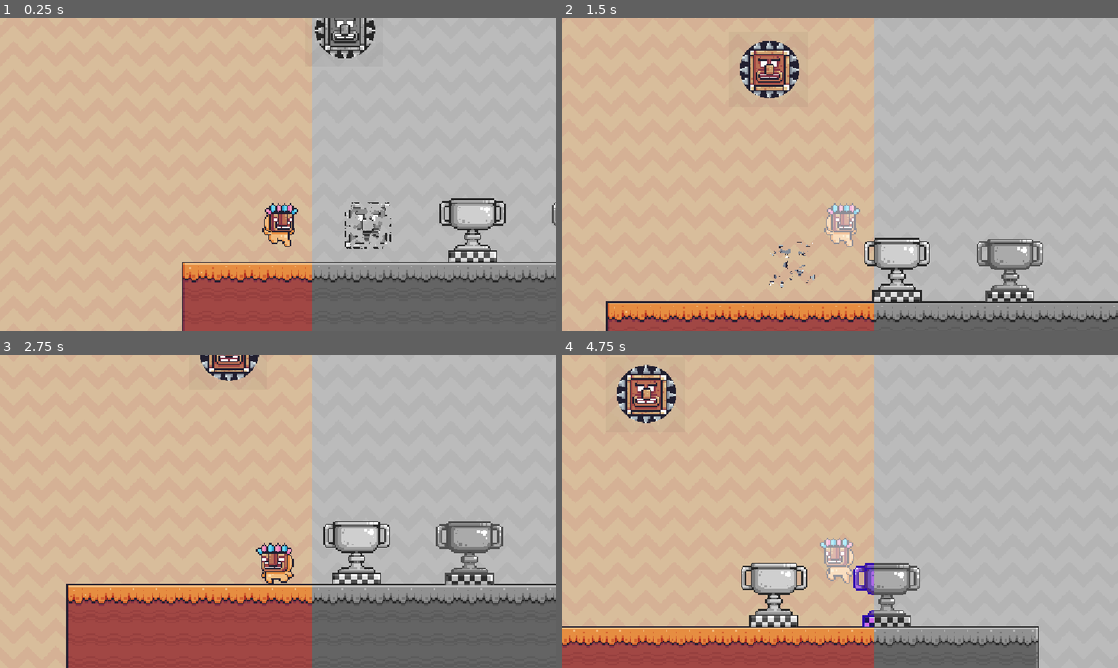
Above: before the commit, frames 1-4 (two rows, left to right).
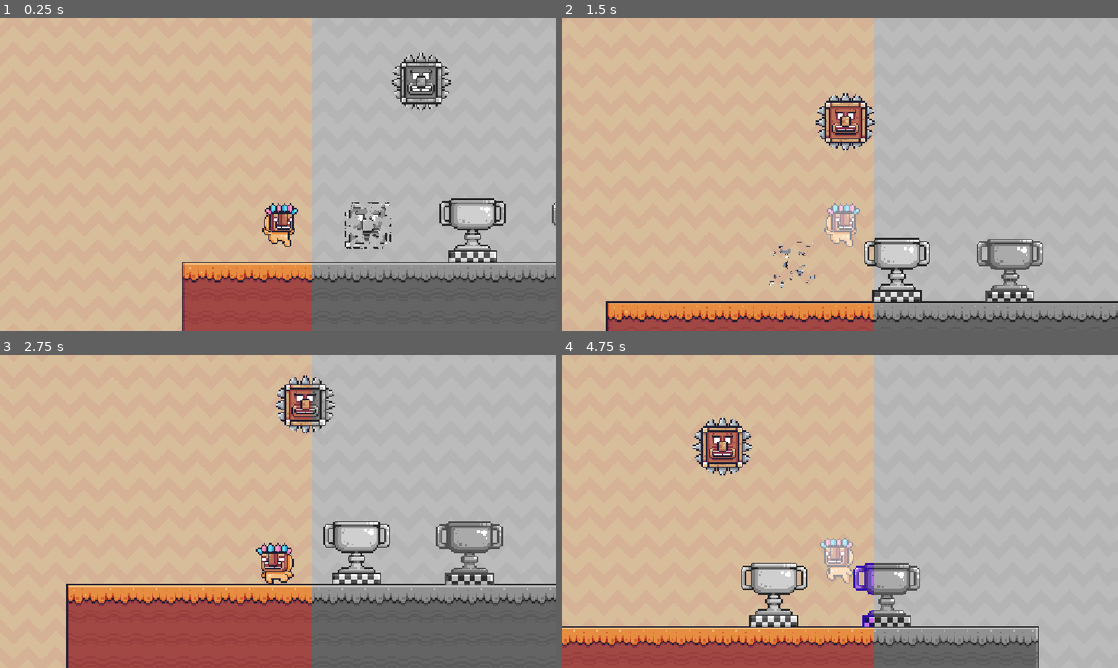
Above: after the commit, the same moments.

Repository: Yolo-Arts/Godot-Shaders-101
Game: Godot game, scene res://scenes/common_techniques.tscn
The game is run twice, just before and just after one commit, with the same random seed, the same clock (stepped at 60 frames per second) and the same inputs. The engine's default icon, where the game draws it, is replaced by a stand-in: a white triangle on a blue panel in a dark square.
Inputs:
- Up to frame 1 (0.25 s): no input
- Up to frame 2 (1.5 s): tap Enter (flash) at 0.5, 0.6, 1.35 s; hold D (move_right) from 0.53 s (still down); tap Space (jump) at 0.77 s
- Up to frame 3 (2.75 s): tap Space (jump) at 1.52 s; release D (move_right) at 2.03 s; hold A (move_left) from 2.03 s (still down); tap Enter (flash) at 2.1 s
- Up to frame 4 (4.75 s): release A (move_left) at 2.78 s; hold D (move_right) 2.78-4.28 s; tap Enter (flash) at 2.85, 3.6, 4.35 s; tap Space (jump) at 3.02, 3.77, 4.52 s; hold A (move_left) from 4.28 s (still down)

The runs differ from the first frame. In frame 1, 2.2% of the frame differs, in the area x 56-82%, y 0-30%; in frame 2, 2.8%; in frame 3, 1.9%; in frame 4, 2.8%, in the area x 9-35%, y 3-39%.

Commit message:
added distortion shader

Diff:
--- a/scenes/common_techniques.tscn
+++ b/scenes/common_techniques.tscn
@@ -15,6 +15,7 @@
 [ext_resource type="Shader" uid="uid://cursktsltem4b" path="res://shaders/masking.gdshader" id="13_432xp"]
 [ext_resource type="Texture2D" uid="uid://cke0c82pd1yud" path="res://assets/other/circle_mask1.png" id="14_ir1eb"]
 [ext_resource type="Texture2D" uid="uid://daw35yrqwa2a5" path="res://assets/other/Spike Head.png" id="14_v7i2p"]
+[ext_resource type="Shader" uid="uid://im86ehkg51l5" path="res://shaders/distortion.gdshader" id="16_ir1eb"]
 
 [sub_resource type="ShaderMaterial" id="ShaderMaterial_mfsxn"]
 shader = ExtResource("2_xth1f")
@@ -250,6 +251,28 @@
 shader = ExtResource("13_432xp")
 shader_parameter/mask_texture = ExtResource("14_ir1eb")
 
+[sub_resource type="FastNoiseLite" id="FastNoiseLite_ir1eb"]
+
+[sub_resource type="NoiseTexture2D" id="NoiseTexture2D_ow30b"]
+noise = SubResource("FastNoiseLite_ir1eb")
+seamless = true
+
+[sub_resource type="FastNoiseLite" id="FastNoiseLite_ow30b"]
+seed = 1
+frequency = 0.0129
+
+[sub_resource type="NoiseTexture2D" id="NoiseTexture2D_mb2c8"]
+noise = SubResource("FastNoiseLite_ow30b")
+seamless = true
+
+[sub_resource type="ShaderMaterial" id="ShaderMaterial_ow30b"]
+shader = ExtResource("16_ir1eb")
+shader_parameter/noise_texture1 = SubResource("NoiseTexture2D_ow30b")
+shader_parameter/noise_texture2 = SubResource("NoiseTexture2D_mb2c8")
+shader_parameter/offset1 = Vector2(1, 1)
+shader_parameter/offset2 = Vector2(-1, -1)
+shader_parameter/distortion_strength = 0.02000004845000003
+
 [node name="CommonTechniques" type="Node2D"]
 script = ExtResource("1_0ugy3")
 
@@ -305,7 +328,15 @@
 }
 autoplay = "dissolve"
 
-[node name="Sprite2D" type="Sprite2D" parent="."]
+[node name="masking" type="Sprite2D" parent="."]
 material = SubResource("ShaderMaterial_ir1eb")
+position = Vector2(158, 108)
 scale = Vector2(3, 3)
 texture = ExtResource("14_v7i2p")
+
+[node name="distortion" type="Sprite2D" parent="."]
+texture_repeat = 2
+material = SubResource("ShaderMaterial_ow30b")
+position = Vector2(1557, 458.99997)
+scale = Vector2(9.583152, 9.583152)
+texture = ExtResource("10_luoof")
--- /dev/null
+++ b/shaders/distortion.gdshader
@@ -0,0 +1,22 @@
+shader_type canvas_item;
+
+uniform sampler2D screen_texture: hint_screen_texture;
+uniform sampler2D noise_texture1: repeat_enable;
+uniform sampler2D noise_texture2: repeat_enable;
+uniform vec2 offset1 = vec2(0.1);
+uniform vec2 offset2 = vec2(0.2);
+
+uniform float distortion_strength: hint_range(-1.0, 1.0) = 0.02;
+
+void fragment() {
+	vec4 noise1 = texture(noise_texture1, UV + offset1 * TIME);
+	//vec4 original_color = texture(TEXTURE, UV + offset * TIME);
+	vec4 noise2 = texture(noise_texture2, SCREEN_UV + offset2 * TIME);
+
+	float final_noise = noise1.r * noise2.r;
+	//vec4 final_color = vec4(vec3(final_noise), 1.0);
+	vec4 final_color = texture(screen_texture, SCREEN_UV + final_noise * distortion_strength);
+
+	COLOR = final_color;
+
+}
--- a/shaders/masking.gdshader
+++ b/shaders/masking.gdshader
@@ -7,13 +7,9 @@
 	vec4 final_color = original_color;
 	vec4 mask = texture(mask_texture, UV);
 
-	if (mask.r > 0.0) {
-		COLOR.a = mask.r;
+	if (original_color.a > 0.0) {
+		final_color.a = mask.r;
 	}
 
-	//if (original_color.a > 0.0) {
-		//final_color.a = mask.r;
-	//}
-//
-	//COLOR = final_color;
+	COLOR = final_color;
 }
Not shown: 1 places in scenes/common_techniques.tscn that only renumber resources
Not shown, added: shaders/distortion.gdshader.uid
